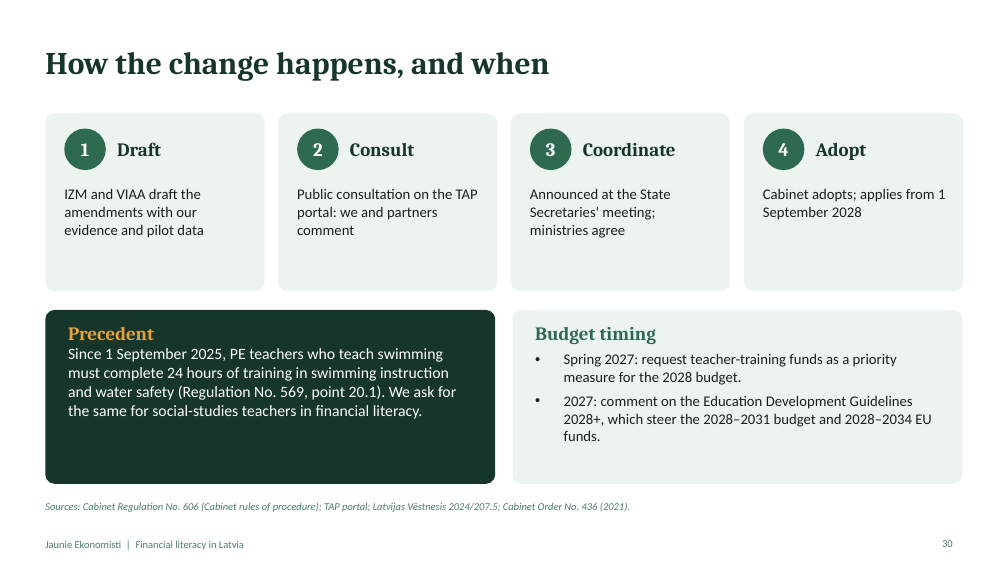
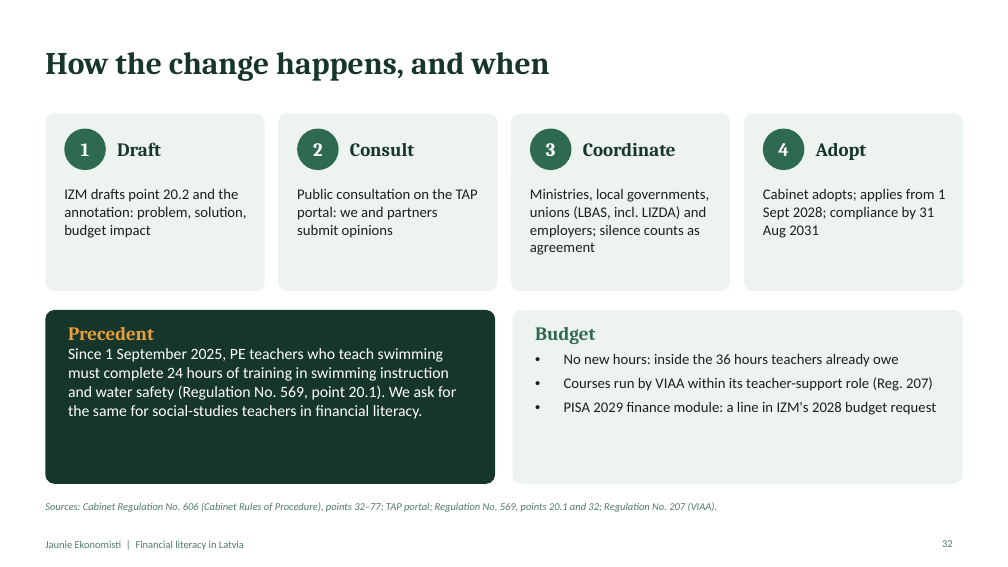
Before and after one commit to ArtisLV890/Elective-Impact-Making-for-the-Competitiveness-and-Data-Driven-Decisions-2026-2027, a slide deck: slide 32 of financial-literacy/presentation/Financial literacy in Latvia - presentation.pptx (slide 30 before the commit). Drawn at 1008x567 pixels with LibreOffice and Linux fonts; fonts in the diff are those of the drawing. Boxes give left, top, right and bottom in pixels: in the first picture for what was removed or moved away, otherwise in the second. Text is boxed around its words. In the diff, an @@ line names an element or a change of style, - is before the commit and + after.

```diff
--- a/financial-literacy/presentation/Financial literacy in Latvia - presentation.pptx
+++ b/financial-literacy/presentation/Financial literacy in Latvia - presentation.pptx
@@ text at <box>64,188,247,238</box>: text changed @@
-IZM and VIAA draft the amendments with our evidence and pilot data
+IZM drafts point 20.2 and the annotation: problem, solution, budget impact
@@ text at <box>297,188,478,238</box>: text changed @@
-Public consultation on the TAP portal: we and partners comment
+Public consultation on the TAP portal: we and partners submit opinions
@@ text at <box>530,188,709,255</box>: text changed @@
-Announced at the State Secretaries' meeting; ministries agree
+Ministries, local governments, unions (LBAS, incl. LIZDA) and employers; silence counts as agreement
@@ text at <box>763,189,945,238</box>: text changed @@
-Cabinet adopts; applies from 1 September 2028
+Cabinet adopts; applies from 1 Sept 2028; compliance by 31 Aug 2031
@@ text at <box>535,327,937,415</box>: text changed @@
-Budget timing
-• Spring 2027: request teacher-training funds as a priority measure for the 2028 budget.
-• 2027: comment on the Education Development Guidelines 2028+, which steer the 2028–2031 budget and 2028–2034 EU funds.
+Budget
+• No new hours: inside the 36 hours teachers already owe
+• Courses run by VIAA within its teacher-support role (Reg. 207)
+• PISA 2029 finance module: a line in IZM's 2028 budget request
@@ text at <box>45,502,718,512</box>: text changed @@
-Sources: Cabinet Regulation No. 606 (Cabinet rules of procedure); TAP portal; Latvijas Vēstnesis 2024/207.5; Cabinet Order No. 436 (2021).
+Sources: Cabinet Regulation No. 606 (Cabinet Rules of Procedure), points 32–77; TAP portal; Regulation No. 569, points 20.1 and 32; Regulation No. 207 (VIAA).
```
Also in this commit, not shown: 12 other slides changed, 4 slides added, 1 slide removed, 9 other files.
